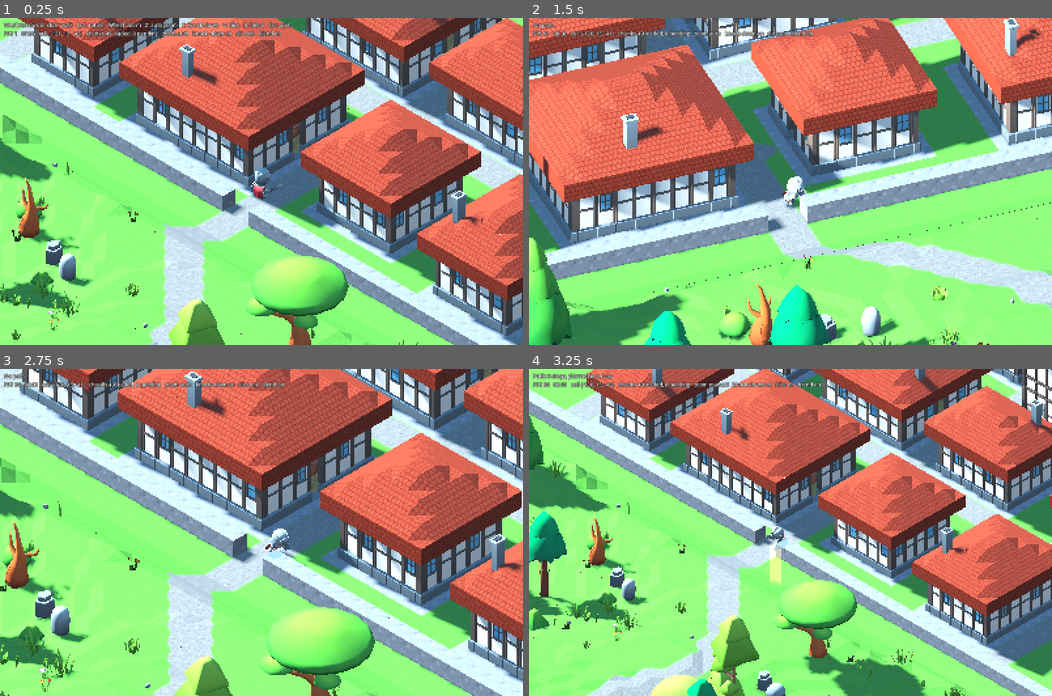
Above: before the commit, frames 1-4 (two rows, left to right).
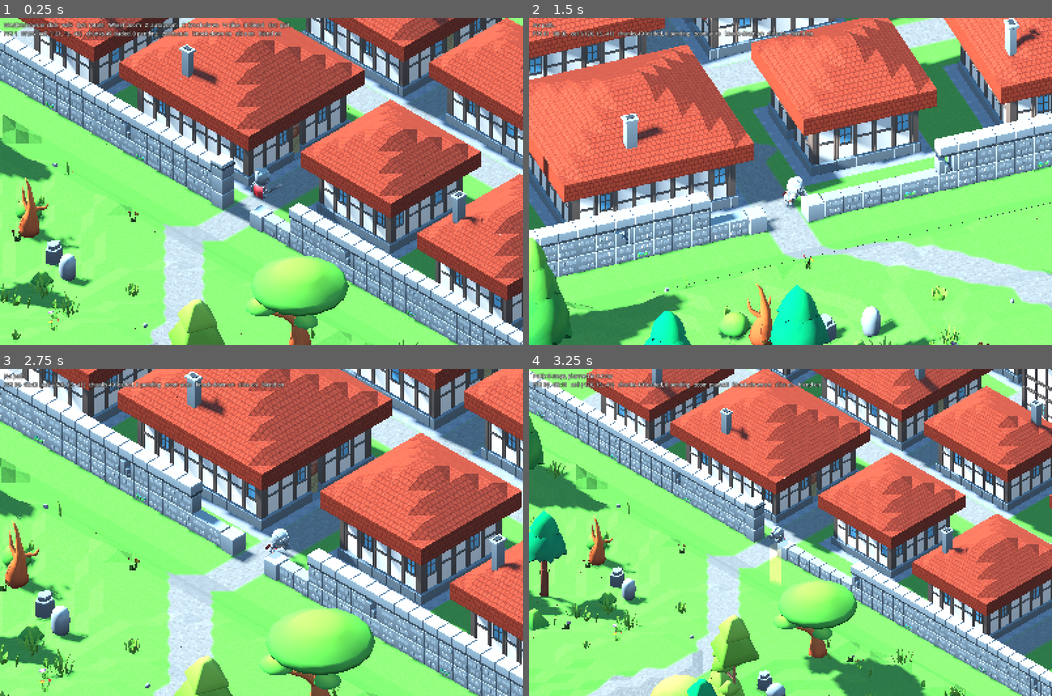
Above: after the commit, the same moments.

Repository: svachalek/iso-rpg
Game: Godot game, scene res://scenes/main.tscn
The game is run twice, just before and just after one commit, with the same random seed, the same clock (stepped at 60 frames per second) and the same inputs.
Inputs (mouse positions are in pixels of both pictures, inside the frame that each line leads up to):
- Up to frame 1 (0.25 s): no input
- Up to frame 2 (1.5 s): tap Enter at 0.5 s; move the mouse to (905, 165) at 0.52 s; hold D 0.53-1.28 s; hold Shift 0.53-1.28 s; click (905, 165) at 0.67 s; move the mouse to (685, 197) at 1.27 s; hold S from 1.28 s (still down); tap Q at 1.35 s
- Up to frame 3 (2.75 s): move the mouse to (313, 460) at 2.02 s; release S at 2.03 s; hold D from 2.03 s (still down); tap E at 2.1 s
- Up to frame 4 (3.25 s): move the mouse to (764, 597) at 2.77 s; release D at 2.78 s; hold W from 2.78 s (still down); tap Z at 2.85 s; click (764, 597) at 2.92 s

The runs differ from the first frame. In frame 1, 12% of the frame differs, in the area x 0-100%, y 3-100%; in frame 2, 9.2%; in frame 3, 13%, in the area x 0-100%, y 0-100%; in frame 4, 9.7%.

Commit message:
Build the town wall from stone blocks
The wall was a single course of plain stone cubes. Give it courses, a
coping and pillars, built in code in the pack's style rather than loaded:
the pack's own wall is four units square, which is 2.67 cells, where a
cube-sized tile needs no scaling to sit on the grid at all.

- Seven tiles: two stone arrangements laid alternately so a run does not
  repeat, one broken through, one with a clump of leaves, the coping, and
  the pillar and its cap. Every cell of the ring carries a column of them
  WALL_ROWS high, with a pillar at each corner and a pair flanking each
  gate; the street runs out between them.
- A block fills its cell, so it goes on _structure_mat and the occluder
  cut takes it whole, the same path a cube of terrain takes, leaving the
  solid top of the course below. A wall built as one tall piece per cell
  would be cut through the middle of its panels and stand hollow.
- Register the wall with the occluder cut in lengths of WALL_GROUP cells,
  so a wall between the camera and the character drops the way a building
  does; one box to the cell would leave too narrow a window to see through.

Co-Authored-By: Claude Opus 5 <noreply@anthropic.com>
Claude-Session: https://claude.ai/code/session_01M8panAUFUbFGQcWqXJ3LHD

Diff:
--- a/scripts/main.gd
+++ b/scripts/main.gd
@@ -675,7 +675,7 @@
 		var feet := player.global_position
 		var own := Vector2i(player.cell.x, player.cell.z)
 		var hits: Array[Array] = []  # [distance, rect]
-		for b in town.buildings:
+		for b in town.occluders:
 			var r: Rect2i = b[0]
 			if r.has_point(own):
 				continue
--- a/scripts/tile_library.gd
+++ b/scripts/tile_library.gd
@@ -88,7 +88,9 @@
 	STAIR_POST, STAIR_POST_TOP,
 	PART_POST, PART_END, PART_STRAIGHT, PART_CORNER, PART_T, PART_CROSS, PART_DOOR,
 	CHIMNEY, CHIMNEY_STACK, RAIL_SIDE, RAIL_PAIR, RAIL_CORNER, RAIL_U,
-	RUG_SMALL, RUG_BIG }
+	RUG_SMALL, RUG_BIG,
+	WALL_BLOCK, WALL_BLOCK_ALT, WALL_BLOCK_BROKEN, WALL_BLOCK_MOSS,
+	WALL_CAP, WALL_PILLAR, WALL_PILLAR_CAP }
 const FURNITURE_SCALE := 2.0 / 3.0  # the pack's 4-unit walls become 3 cubes; a bed spans 1 by 2 cells
 ## file, scale, footprint cells (w along x, d along z), then for wall items:
 ## wall = true, mount plane z in model units (which lands on the wall face),
@@ -165,7 +167,24 @@
 	# cells kept clear in front of a fire.
 	Furniture.RUG_SMALL: {"build": "rug", "size": Vector2i(2, 1), "passable": true, "rug": true},
 	Furniture.RUG_BIG: {"build": "rug", "size": Vector2i(2, 2), "passable": true, "rug": true},
+	# The town wall, as building blocks: one cube to a cell, stacked
+	# WALL_ROWS high, courses below and a capping course on top, with a
+	# pillar at each corner of the ring and a pair flanking each gate. A
+	# block is a closed box a whole cell across, so the cuts take it by
+	# cell like a cube of terrain and a knocked-down wall is left with the
+	# solid top of the course below, not the inside of a sawn panel. That
+	# is what _structure_mat gives them: an occluding building takes them,
+	# and nothing cuts them through the middle.
+	Furniture.WALL_BLOCK: {"build": "wall_block", "size": Vector2i(1, 1)},
+	Furniture.WALL_BLOCK_ALT: {"build": "wall_block", "size": Vector2i(1, 1)},
+	Furniture.WALL_BLOCK_BROKEN: {"build": "wall_block", "size": Vector2i(1, 1)},
+	Furniture.WALL_BLOCK_MOSS: {"build": "wall_block", "size": Vector2i(1, 1)},
+	Furniture.WALL_CAP: {"build": "wall_block", "size": Vector2i(1, 1)},
+	Furniture.WALL_PILLAR: {"build": "wall_block", "size": Vector2i(1, 1)},
+	Furniture.WALL_PILLAR_CAP: {"build": "wall_block", "size": Vector2i(1, 1)},
 }
+## Rows of blocks the town wall stands: two courses and the coping.
+const WALL_ROWS := 3
 static var _furniture_mat: ShaderMaterial = null
 static var _wall_mat: ShaderMaterial = null   # wall pieces: knocked down to waist height in front of the character
 static var _hung_mat: ShaderMaterial = null   # wall-hung pieces: as the wall behind their cell
@@ -823,6 +842,13 @@
 			Furniture.RAIL_U: mesh = _build_rail(1 | 2 | 4)
 			Furniture.RUG_SMALL: mesh = _build_rug(2, 1)
 			Furniture.RUG_BIG: mesh = _build_rug(2, 2)
+			Furniture.WALL_BLOCK: mesh = _build_wall_block(Block.COURSE)
+			Furniture.WALL_BLOCK_ALT: mesh = _build_wall_block(Block.COURSE_ALT)
+			Furniture.WALL_BLOCK_BROKEN: mesh = _build_wall_block(Block.BROKEN)
+			Furniture.WALL_BLOCK_MOSS: mesh = _build_wall_block(Block.MOSS)
+			Furniture.WALL_CAP: mesh = _build_wall_block(Block.CAP)
+			Furniture.WALL_PILLAR: mesh = _build_wall_block(Block.PILLAR)
+			Furniture.WALL_PILLAR_CAP: mesh = _build_wall_block(Block.PILLAR_CAP)
 		lib.create_item(id)
 		lib.set_item_name(id, "FURNITURE_" + Furniture.keys()[kind])
 		lib.set_item_mesh(id, mesh)
@@ -1233,6 +1259,114 @@
 
 ## A woven rug w by d cells: a copper field with a taupe border and fringed
 ## short ends, a few centimetres proud of the floor.
+## The town wall's building blocks. Each is one cube filling its cell, so
+## the cuts take it whole and a knocked-down wall shows the solid top of the
+## course below rather than the inside of a sawn panel.
+##
+## A course is a slab a little narrower than the cell with its face broken
+## up by raised stones, so a run reads as masonry rather than a smooth
+## kerb; the two arrangements alternate along a wall. The coping is wider
+## than the courses and overhangs both faces. A pillar is wider again and
+## square, so it stands proud of the wall it ends.
+enum Block { COURSE, COURSE_ALT, BROKEN, MOSS, CAP, PILLAR, PILLAR_CAP }
+
+const BLOCK_HALF := 0.34      # half the thickness of a wall course
+const BLOCK_CAP_HALF := 0.42  # the coping oversails the courses
+const BLOCK_PILLAR_HALF := 0.46
+## Raised stones on a course's two faces, as the centre of each in cell
+## units: two rows to a block, and the joints of one row falling between
+## those of the other. The two arrangements stagger differently, so laying
+## them alternately along a run breaks up the cell rhythm; none reaches the
+## edge of its cell, which would draw a line down every joint in the wall.
+const BLOCK_STONE := Vector2(0.13, 0.10)   # half width, half height
+const BLOCK_STONE_OUT := 0.018             # how far it stands off the face
+const BLOCK_STONES: Array[Array] = [
+	[Vector2(-0.28, 0.20), Vector2(0.02, 0.22), Vector2(0.30, 0.20),
+		Vector2(-0.13, -0.19), Vector2(0.19, -0.21)],
+	[Vector2(-0.17, 0.21), Vector2(0.17, 0.19),
+		Vector2(-0.31, -0.20), Vector2(-0.01, -0.22), Vector2(0.30, -0.19)],
+]
+
+
+static func _build_wall_block(kind: int) -> ArrayMesh:
+	var st := SurfaceTool.new()
+	st.begin(Mesh.PRIMITIVE_TRIANGLES)
+	st.set_material(_structure_mat)
+	var yr := Vector2(-0.5, 0.5)
+	match kind:
+		Block.CAP:
+			# A coping slab over the top of the wall, with a thin fillet
+			# under its oversail so the drip line reads.
+			_bevel_box(st, Vector3(-0.5, -0.5, -BLOCK_HALF - 0.03), Vector3(0.5, -0.34, BLOCK_HALF + 0.03),
+				Swatch.DARK, 0, 0.02, yr, Vector2(0.45, 0.6))
+			_bevel_box(st, Vector3(-0.5, -0.34, -BLOCK_CAP_HALF), Vector3(0.5, 0.16, BLOCK_CAP_HALF),
+				Swatch.STONE, 0, 0.035, yr, Vector2(0.18, 0.42))
+		Block.PILLAR:
+			_bevel_box(st, Vector3(-BLOCK_PILLAR_HALF, -0.5, -BLOCK_PILLAR_HALF),
+				Vector3(BLOCK_PILLAR_HALF, 0.5, BLOCK_PILLAR_HALF), Swatch.STONE, 0, 0.04, yr, Vector2(0.3, 0.62))
+		Block.PILLAR_CAP:
+			# The column's head: a shaft course, a collar, and a cap that
+			# stands above the wall's coping so the corners tell.
+			_bevel_box(st, Vector3(-BLOCK_PILLAR_HALF, -0.5, -BLOCK_PILLAR_HALF),
+				Vector3(BLOCK_PILLAR_HALF, 0.16, BLOCK_PILLAR_HALF), Swatch.STONE, 0, 0.04, yr, Vector2(0.3, 0.62))
+			_bevel_box(st, Vector3(-0.5, 0.16, -0.5), Vector3(0.5, 0.34, 0.5),
+				Swatch.DARK, 0, 0.02, yr, Vector2(0.42, 0.55))
+			_bevel_box(st, Vector3(-0.46, 0.34, -0.46), Vector3(0.46, 0.5, 0.46),
+				Swatch.STONE, 0, 0.03, yr, Vector2(0.16, 0.34))
+		Block.BROKEN:
+			# A course fallen through: the two ends stand with a ragged
+			# gap between them, and rubble sits in the bottom of it.
+			_bevel_box(st, Vector3(-0.5, -0.5, -BLOCK_HALF), Vector3(-0.16, 0.32, BLOCK_HALF),
+				Swatch.STONE, 0, 0.03, yr)
+			_bevel_box(st, Vector3(-0.16, -0.5, -BLOCK_HALF), Vector3(0.04, -0.06, BLOCK_HALF),
+				Swatch.STONE, 0, 0.03, yr)
+			_bevel_box(st, Vector3(0.22, -0.5, -BLOCK_HALF), Vector3(0.5, 0.5, BLOCK_HALF),
+				Swatch.STONE, 0, 0.03, yr)
+			_bevel_box(st, Vector3(0.04, -0.5, -BLOCK_HALF + 0.06), Vector3(0.24, -0.28, BLOCK_HALF - 0.05),
+				Swatch.DARK, 0, 0.03, yr, Vector2(0.5, 0.7))
+		_:
+			_bevel_box(st, Vector3(-0.5, -0.5, -BLOCK_HALF), Vector3(0.5, 0.5, BLOCK_HALF),
+				Swatch.STONE, 0, 0.03, yr)
+			var stones: Array = BLOCK_STONES[1 if kind == Block.COURSE_ALT else 0]
+			for c: Vector2 in stones:
+				for face: float in [-1.0, 1.0]:
+					var z0 := face * BLOCK_HALF
+					var z1 := face * (BLOCK_HALF + BLOCK_STONE_OUT)
+					_bevel_box(st, Vector3(c.x - BLOCK_STONE.x, c.y - BLOCK_STONE.y, minf(z0, z1)),
+						Vector3(c.x + BLOCK_STONE.x, c.y + BLOCK_STONE.y, maxf(z0, z1)),
+						Swatch.STONE, 0, 0.014, yr, Vector2(0.22, 0.4))
+			if kind == Block.MOSS:
+				_block_moss(st, yr)
+	return st.commit()
+
+
+## The clump of leaves the pack tucks into its stonework, low on the face a
+## course shows to whoever walks past. Several small boxes at different
+## sizes and depths rather than one: a single box the size of the clump
+## reads as a coloured brick set in the wall.
+## (x, y, half width, how far it stands off the face, atlas column of row 2)
+const BLOCK_LEAVES: Array[Array] = [
+	[-0.27, -0.26, 0.070, 0.055, 1], [-0.20, -0.14, 0.050, 0.075, 0],
+	[-0.11, -0.29, 0.055, 0.045, 1], [-0.05, -0.19, 0.042, 0.065, 0],
+	[0.04, -0.31, 0.048, 0.040, 1], [0.16, -0.24, 0.060, 0.050, 1],
+	[0.23, -0.13, 0.038, 0.070, 0],
+]
+
+
+static func _block_moss(st: SurfaceTool, yr: Vector2) -> void:
+	for f: Array in BLOCK_LEAVES:
+		var x: float = f[0]
+		var y: float = f[1]
+		var r: float = f[2]
+		var out: float = f[3]
+		var col: int = f[4]
+		for face: float in [-1.0, 1.0]:
+			var z0 := face * (BLOCK_HALF - 0.01)
+			var z1 := face * (BLOCK_HALF + out)
+			_bevel_box(st, Vector3(x - r, y - r, minf(z0, z1)), Vector3(x + r, y + r * 1.3, maxf(z0, z1)),
+				col, 2, 0.015, yr, Vector2(0.28, 0.6))  # row 2: teal green, green
+
+
 static func _build_rug(w: int, d: int) -> ArrayMesh:
 	var st := SurfaceTool.new()
 	st.begin(Mesh.PRIMITIVE_TRIANGLES)
--- a/scripts/town_builder.gd
+++ b/scripts/town_builder.gd
@@ -13,6 +13,7 @@
 const WALL_H := 3     # wall rows per storey; upper storeys sit on a plank floor row
 const STOREY := WALL_H + 1
 const STAIR_RUN := 4  # ramp cells between floors, each rising one cube
+const WALL_GROUP := 4  # cells of town wall the occluder cut takes at once
 
 ## Building layouts, one string per row and one list of rows per storey,
 ## drawn with the front door on the bottom edge (facing +z); the town list
@@ -273,6 +274,11 @@
 ## Every building's footprint in world cells and the rows it spans, from
 ## its floor to the top of its roof: [Rect2i, y0, y1].
 var buildings: Array[Array] = []
+## Everything the occluder cut may take when it stands between the camera
+## and the character, in the same shape: the buildings, and each length of
+## the town wall. The wall stands three cubes, so without this it would
+## hide whoever walks along the inside of it.
+var occluders: Array[Array] = []
 ## One per house, in the order of HOUSES, with everything put inside it:
 ## who lives where is worked out from these.
 var homes: Array[Home] = []
@@ -347,7 +353,9 @@
 			_home = null
 			var eave_y := height + lay.storeys * STOREY
 			var mid := lay.rect.get_center()
-			buildings.append([Rect2i(lay.rect.position + origin, lay.rect.size), height + 1, _roof_top(lay.rect, eave_y, mid.x, mid.y)])
+			var box := [Rect2i(lay.rect.position + origin, lay.rect.size), height + 1, _roof_top(lay.rect, eave_y, mid.x, mid.y)]
+			buildings.append(box)
+			occluders.append(box)
 	_town_wall(e)
 
 	gate_cell = Vector3i(origin.x + STREET, height + 1, origin.y + SIZE - 2)
@@ -1390,18 +1398,63 @@
 	return null
 
 
+## The town wall, one cell outside the interior on every side. Every cell of
+## the ring carries a column of blocks WALL_ROWS high, with a pillar at each
+## corner and a pair flanking each gate; the street runs out between them.
+## Blocks fill their cells, so the occluder cut takes them whole and a wall
+## it has cut is left with the solid top of the course below.
 func _town_wall(e: WorldEdits) -> void:
-	var s := TileLibrary.Tile.STONE
 	var y := height + 1
 	var a := -1
 	var b := SIZE
-	for i in range(a, b + 1):
-		if i == STREET or i == STREET + 1:
-			continue
-		e.set_cell(_w(i, y, a), s)
-		e.set_cell(_w(i, y, b), s)
-		e.set_cell(_w(a, y, i), s)
-		e.set_cell(_w(b, y, i), s)
+	for corner: Vector2i in [Vector2i(a, a), Vector2i(b, a), Vector2i(a, b), Vector2i(b, b)]:
+		_wall_column(e, corner, y, true, 0, 0)
+	# Each side by the cell its run starts at, the way it runs, and the
+	# quarter turn that lays a course across it (k = 0 for a run along x).
+	var sides: Array[Array] = [
+		[Vector2i(0, a), Vector2i(1, 0), 0],
+		[Vector2i(0, b), Vector2i(1, 0), 0],
+		[Vector2i(a, 0), Vector2i(0, 1), 1],
+		[Vector2i(b, 0), Vector2i(0, 1), 1],
+	]
+	for side: Array in sides:
+		var o: Vector2i = side[0]
+		var d: Vector2i = side[1]
+		var k: int = side[2]
+		for i in SIZE:
+			if i == STREET or i == STREET + 1:
+				continue  # the gateway the street runs out through
+			_wall_column(e, o + d * i, y, i == STREET - 1 or i == STREET + 2, i, k)
+		# The occluder cut works on boxes, and one to the cell would give it
+		# too narrow a window to see the character through; it takes the
+		# wall in lengths instead, as it takes a building whole.
+		for g in range(0, SIZE, WALL_GROUP):
+			var lo: Vector2i = origin + o + d * g
+			var hi: Vector2i = origin + o + d * mini(g + WALL_GROUP - 1, SIZE - 1)
+			occluders.append([Rect2i(lo, Vector2i.ONE).expand(hi + Vector2i.ONE), y, y + TileLibrary.WALL_ROWS - 1])
+	for corner: Vector2i in [Vector2i(a, a), Vector2i(b, a), Vector2i(a, b), Vector2i(b, b)]:
+		occluders.append([Rect2i(origin + corner, Vector2i.ONE), y, y + TileLibrary.WALL_ROWS - 1])
+
+
+## One cell of the ring: blocks stacked to the coping. Which course a cell
+## gets goes by its place along the run, so the wall is not one block
+## repeated the whole way round but breaks high up here and there with a
+## clump of moss low down between.
+func _wall_column(e: WorldEdits, c: Vector2i, y: int, pillar: bool, i: int, k: int) -> void:
+	var F := TileLibrary.Furniture
+	for row in TileLibrary.WALL_ROWS:
+		var kind: int
+		if row == TileLibrary.WALL_ROWS - 1:
+			kind = F.WALL_PILLAR_CAP if pillar else F.WALL_CAP
+		elif pillar:
+			kind = F.WALL_PILLAR
+		elif row == TileLibrary.WALL_ROWS - 2 and i % 17 == 6:
+			kind = F.WALL_BLOCK_BROKEN
+		elif row == 0 and i % 7 == 3:
+			kind = F.WALL_BLOCK_MOSS
+		else:
+			kind = F.WALL_BLOCK_ALT if (i + row) % 2 == 1 else F.WALL_BLOCK
+		e.set_cell(_w(c.x, y + row, c.y), TileLibrary.furniture_id(kind), TileLibrary.rotation_index(k))
 
 
 func _w(x: int, y: int, z: int) -> Vector3i:
Not shown, changed: README.md
